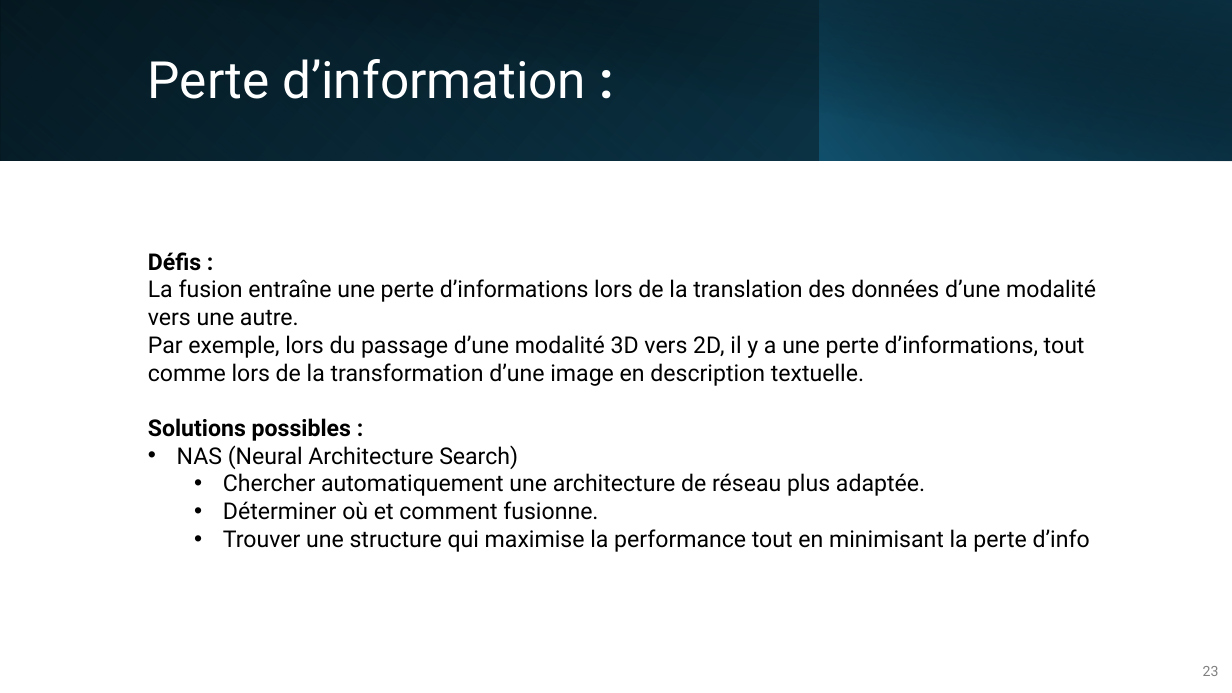
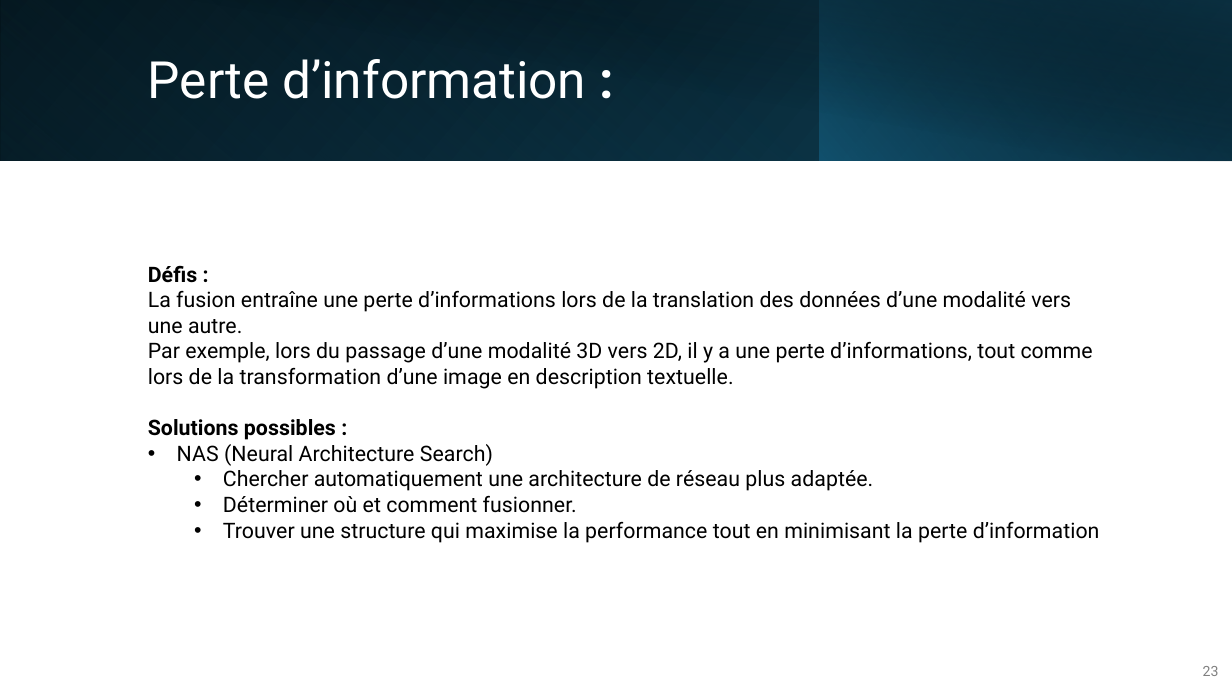
Before and after one commit to IzowRM/Stage-Cetic, a slide deck: slide 23 of Doc Slide/Presentation_du_27_01.pptx. Drawn at 1232x693 pixels with LibreOffice and Linux fonts; fonts in the diff are those of the drawing. Boxes give left, top, right and bottom in pixels: in the first picture for what was removed or moved away, otherwise in the second. Text is boxed around its words. In the diff, an @@ line names an element or a change of style, - is before the commit and + after.

```diff
--- a/Doc Slide/Presentation_du_27_01.pptx
+++ b/Doc Slide/Presentation_du_27_01.pptx
@@ text at (x1=148, y1=265, x2=1093, y2=491): size 18 to 16.6 pt in "Défis : La fusion entraîne une perte ...", "Solutions possibles :", "NAS (Neural Architecture Search)", "Chercher automatiquement une architecture de réseau plus ..." @@
@@ text at (x1=223, y1=495, x2=1100, y2=543): text changed; size 18 to 16.6 pt @@
-  • Déterminer où et comment fusionne.
-  • Trouver une structure qui maximise la performance tout en minimisant la perte d’info
+  • Déterminer où et comment fusionner.
+  • Trouver une structure qui maximise la performance tout en minimisant la perte d’information
```
Also in this commit, not shown: 13 other slides changed, 7 other files.
